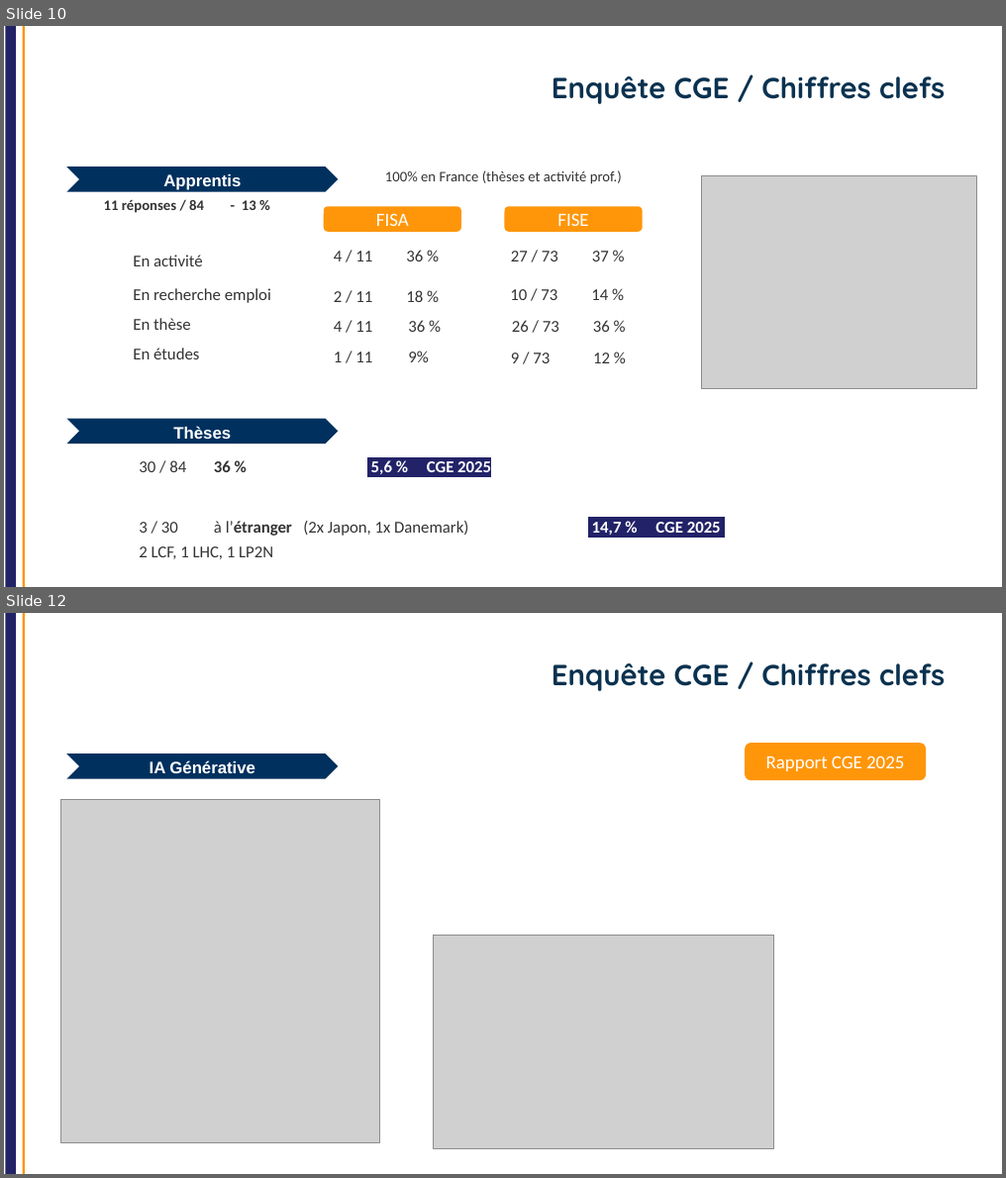
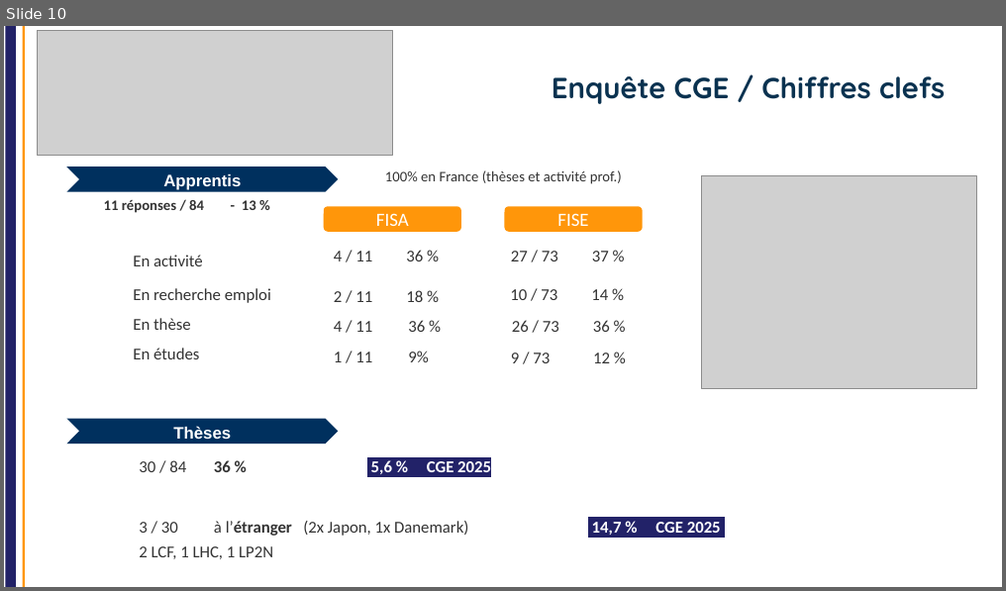
Before and after one commit to jvillemejane/jvillemejane, a slide deck: Presentations/2025_CoFor_CGE_2024_2025.pptx. Shown one above the other, each under a label of ours: slides 10 and 12 before the commit, slide 10 after it; the slides between them are not shown. The pictures are 1006x1178 and 1006x591 pixels, drawn with LibreOffice and Linux fonts; fonts in the diff are those of the drawing; grey boxes stand for pictures; background and template pictures are left out. Boxes give left, top, right and bottom in pixels: in the first picture for what was removed or moved away, otherwise in the second. Text is boxed around its words. In the diff, an @@ line names an element or a change of style, - is before the commit and + after.

```diff
--- a/Presentations/2025_CoFor_CGE_2024_2025.pptx
+++ b/Presentations/2025_CoFor_CGE_2024_2025.pptx
@@ slide 12 removed at <box>4,613,1002,1174</box>, background #FFFFFF; not listed: 2 template elements that a slide beside it also shows @@
@@ title removed at <box>551,663,944,691</box> @@
-Enquête CGE / Chiffres clefs
@@ chevron removed at <box>67,754,338,779</box> @@
-IA Générative
@@ rounded rectangle removed at <box>746,743,927,780</box> @@
-Rapport CGE 2025
@@ picture removed at <box>60,799,379,1143</box> @@
@@ picture removed at <box>433,935,773,1149</box> @@
@@ slide 10 changed as well @@
@@ picture added at <box>38,31,393,156</box> @@
```
Also in this commit, not shown: 9 other slides changed, 1 other slide removed.
